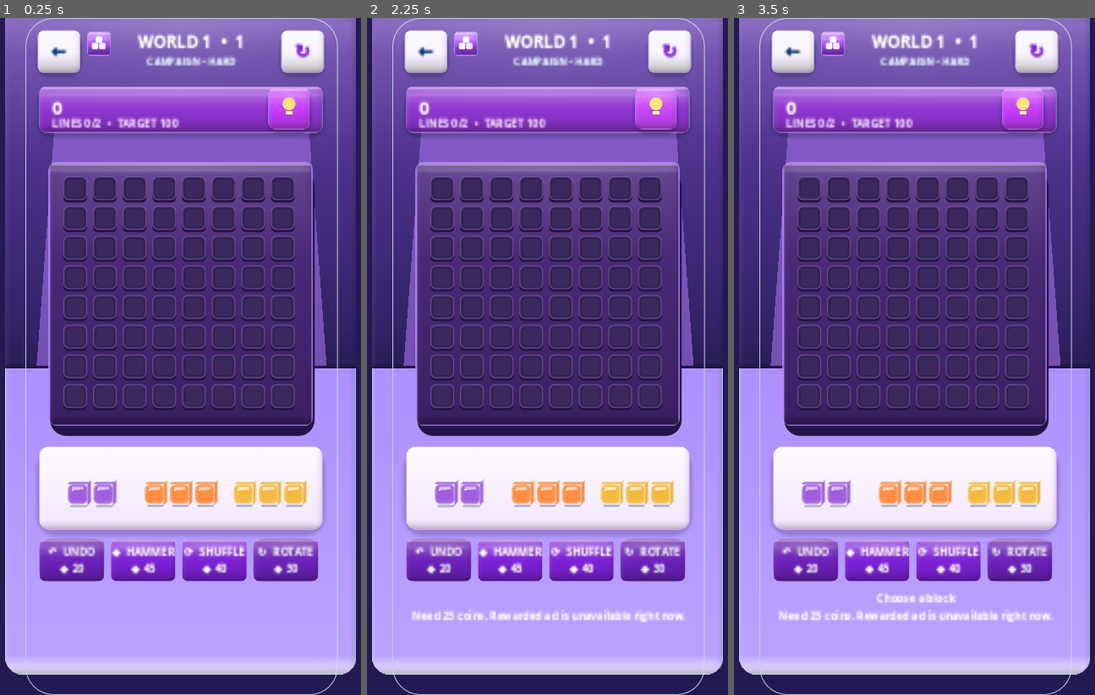
Above: before the commit, frames 1-3 (left to right).
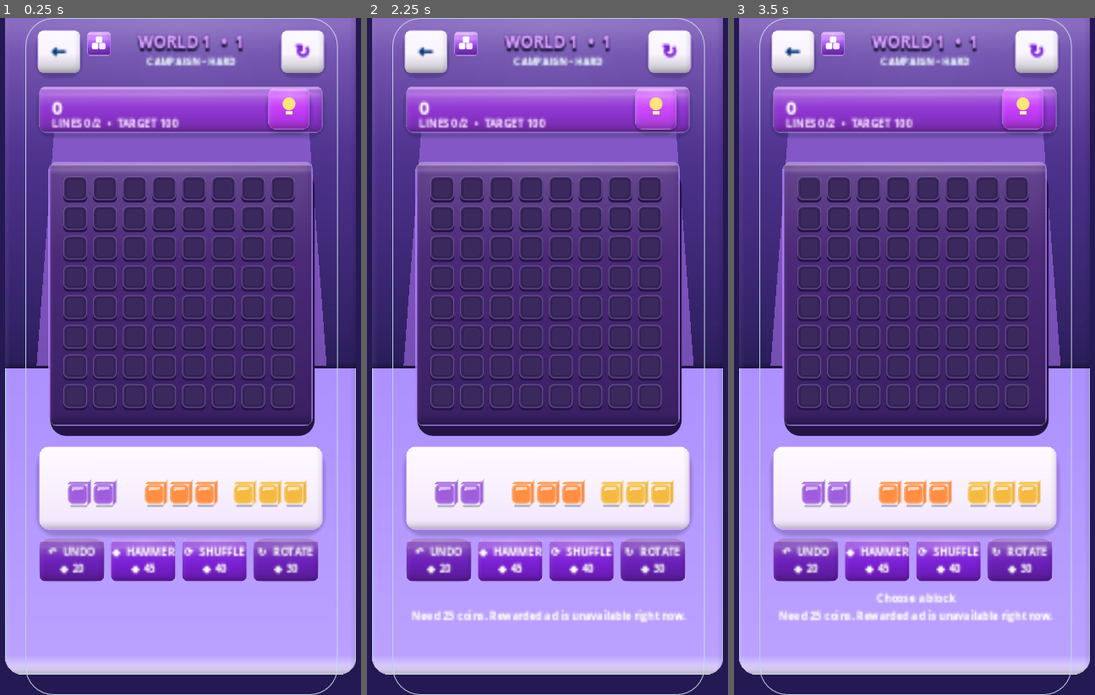
Above: after the commit, the same moments.

Repository: eghosa001/unjam
Game: Godot game, scene res://scenes/BlockPuzzle.tscn
Same seed, same stepped clock (60 frames per second), same inputs: the game is played once before the commit and once after it. This scene is started directly instead of the project's main scene.
Inputs (mouse positions are in pixels of both pictures, inside the frame that each line leads up to):
- Up to frame 1 (0.25 s): no input
- Up to frame 2 (2.25 s): click "←" at 0.5 s; click "↻" at 1.25 s; click (655, 106) at 2 s
- Up to frame 3 (3.5 s): click (809, 187) at 2.77 s

The runs differ from the first frame. In frame 1, 0.5% of the frame differs, in the area x 37-68%, y 2-5%; in frame 2, 0.5%; in frame 3, 0.5%.

Commit message:
ui: extrude Block Puzzle gameplay title

Diff:
--- a/scripts/game/block_puzzle_3d.gd
+++ b/scripts/game/block_puzzle_3d.gd
@@ -138,6 +138,7 @@
 	_add_block_identity_emblem(canvas)
 
 	title_label = FigmaReferenceCanvas.label("", 20, Color(1,0.995,0.97), true)
+	FigmaReferenceCanvas.style_display_title(title_label, Color("#d5a0ff"), Color("#42106f"), 2)
 	title_label.horizontal_alignment = HORIZONTAL_ALIGNMENT_CENTER
 	FigmaReferenceCanvas.set_rect(title_label, 115, 15, 184, 30)
 	canvas.add_child(title_label)
